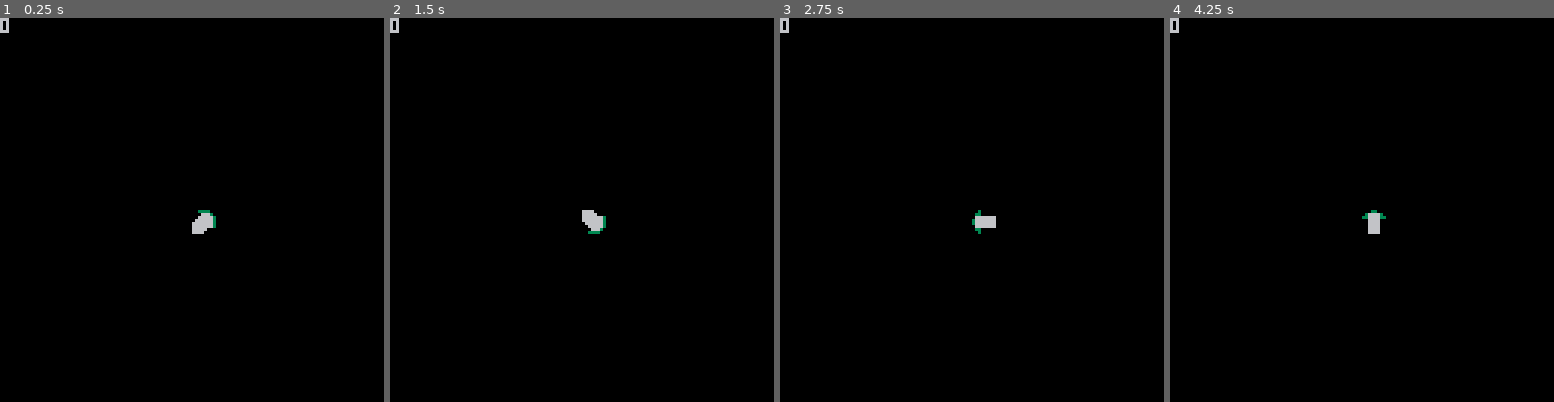
Above: before the commit, frames 1-4 (left to right).
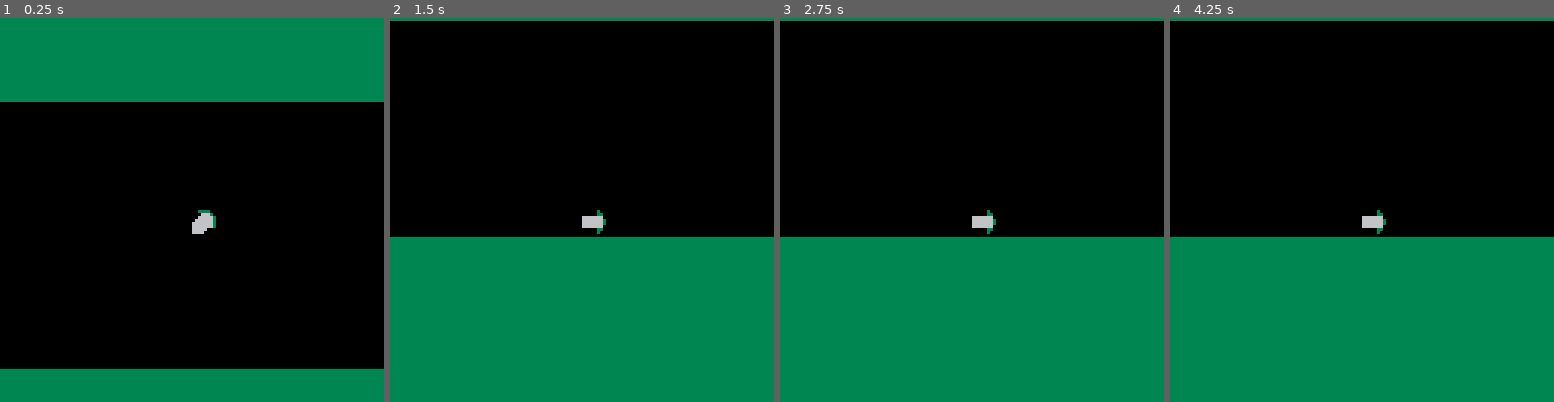
Above: after the commit, the same moments.

Repository: ural89/picorocketrun
Game: PICO-8 cartridge rotorocket.p8
The game is run twice, just before and just after one commit, with the same random seed, the same clock (stepped at 60 frames per second) and the same inputs.
Inputs:
- Up to frame 1 (0.25 s): no input
- Up to frame 2 (1.5 s): tap X (X key) at 1.07 s
- Up to frame 3 (2.75 s): tap X (X key) at 2.07, 2.4, 2.73 s
- Up to frame 4 (4.25 s): tap X (X key) every 0.33 s from 3.07 to 4.07 s

The runs differ from the first frame. In frame 1, 30% of the frame differs, in the area x 0-100%, y 0-100%; in frame 2, 44%; in frame 3, 44%; in frame 4, 44%.

Commit message:
ceil ground

Diff:
--- a/source.lua
+++ b/source.lua
@@ -6,6 +6,9 @@
 camera_x = 0
 camera_y = 0
 checkpoint_x = 64
+
+ceil_pos_y = 30
+ground_pos_y = 120
 
 angles = {
     0, 45, 90, 135, 180, 225, 270, 315
@@ -28,6 +31,7 @@
     start_x = 0,
     start_y = 0,
     is_sleeping = true,
+    can_collide = true,
 
     new = function(self, x, y)
         local obj = {
@@ -39,22 +43,37 @@
         setmetatable(obj, { __index = self })
         add(blocks, obj)
     end,
-    on_hit = function(self, hit_power)
-        self.dx = hit_power
-        self.is_sleeping = false
+    on_hit_with_ship = function(self)
+        if self.can_collide then
+            self.can_collide = false
+            move_y = 0
+            if ship.y > self.y then
+                move_y = ship.dx * sin_look_up[6]
+            else
+                move_y = ship.dx * sin_look_up[2]
+            end
+
+            self.dx = ship.dx * 50
+            self.dy = move_y
+            self.is_sleeping = false
+        end
     end,
 
     update = function(self)
         if not self.is_sleeping then
-            self.dy += 9.8 * dt
+            self.dy += 9.8 * dt * 10
             self.dx *= 0.98 --friction
+        else
+            if self.x - camera_x < 0 then
+                del(blocks, self)
+            end
         end
     end,
 
     draw = function(self)
         self.x += self.dx * dt
         self.y += self.dy * dt
-        rect(self.x - camera_x, self.y + camera_y, self.x + 10 - camera_x, self.y + 10 + camera_y)
+        rect(self.x - camera_x, self.y + camera_y, self.x + 10 - camera_x, self.y + 10 + camera_y, 2)
     end
 }
 particles = {}
@@ -92,11 +111,12 @@
 ship = {
     particleReleaseTime = 0,
     ship_rotation = 1,
-    ship_rotation_speed = 5,
-
-    friction = 0.1, --between 0 - 1
-
-    acceleration = 50,
+    ship_rotation_speed = 7,
+
+    friction = 0.01, --between 0 - 1
+
+    acceleration = 30,
+    gravity = 2,
     x = 64,
     y = 64,
     dx = 0,
@@ -105,6 +125,9 @@
     sprites = { 0, 1, 2, 3, 4, 5, 6, 7 },
 
     update = function(self, dt)
+        if camera_y < -ground_pos_y + 64 +12 or camera_y > 64 - ceil_pos_y then
+            return
+        end
         if not isFirePressed then
             self.ship_rotation += dt * self.ship_rotation_speed
             self.particleReleaseTime = 0
@@ -132,6 +155,7 @@
         if self.ship_rotation > 9 then
             self.ship_rotation = 1
         end
+        self.dy -= self.gravity * dt
         camera_x += self.dx
         camera_y += self.dy
     end,
@@ -156,11 +180,10 @@
     create_blocks()
 end
 function create_blocks()
+    random_y =
+        rnd(30) + 25
     for i = 1, block_count do
-        deli(blocks, 1)
-    end
-    for i = 1, block_count do
-        block:new(camera_x + 128, i * 10 - camera_y + 32)
+        block:new(camera_x + 128, i * 10 + random_y)
     end
 end
 function _update()
@@ -176,7 +199,10 @@
     foreach(blocks, function(p) p:update() end)
     last_time = current_time
 end
-
+function draw_ground()
+    rectfill(0, ceil_pos_y + camera_y, 128, 0, 3)
+    rectfill(0, ground_pos_y + camera_y, 128, 128, 3)
+end
 function _draw()
     cls()
     foreach(particles, function(p) p:draw() end)
@@ -185,14 +211,13 @@
         blocks, function(block)
             if check_collision_with_ship(block) then
                 block.is_sleeping = false
-                block:on_hit(ship.dx * 50)
+                block:on_hit_with_ship()
                 ship.dx = ship.dx / 2
-                print("Collided!")
             end
         end
     )
 
-    print(ship.dx)
-
     ship.draw(ship)
-end
+    draw_ground()
+    -- print(blocks[1].x - camera_x, 2)
+end
